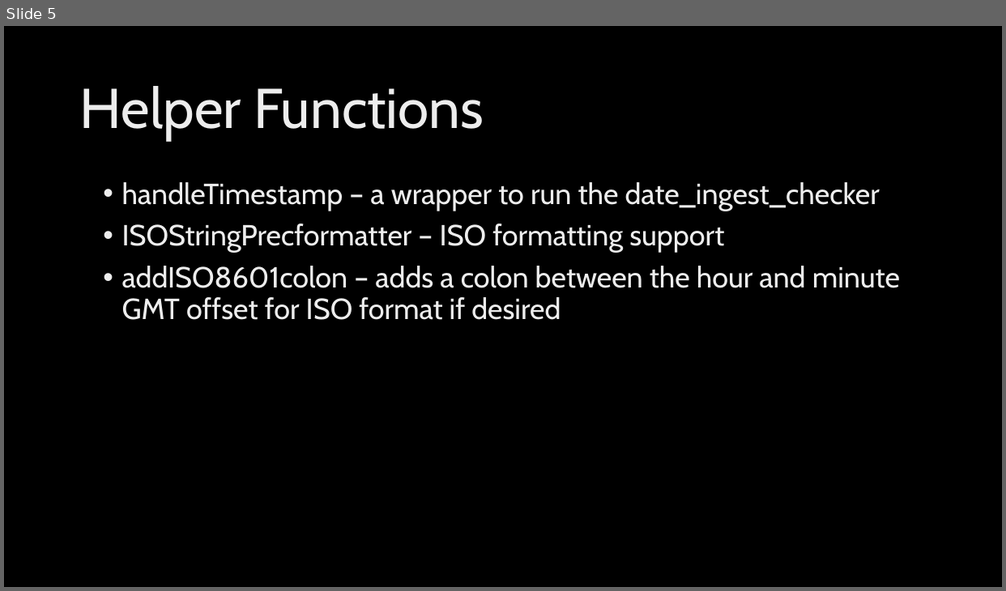
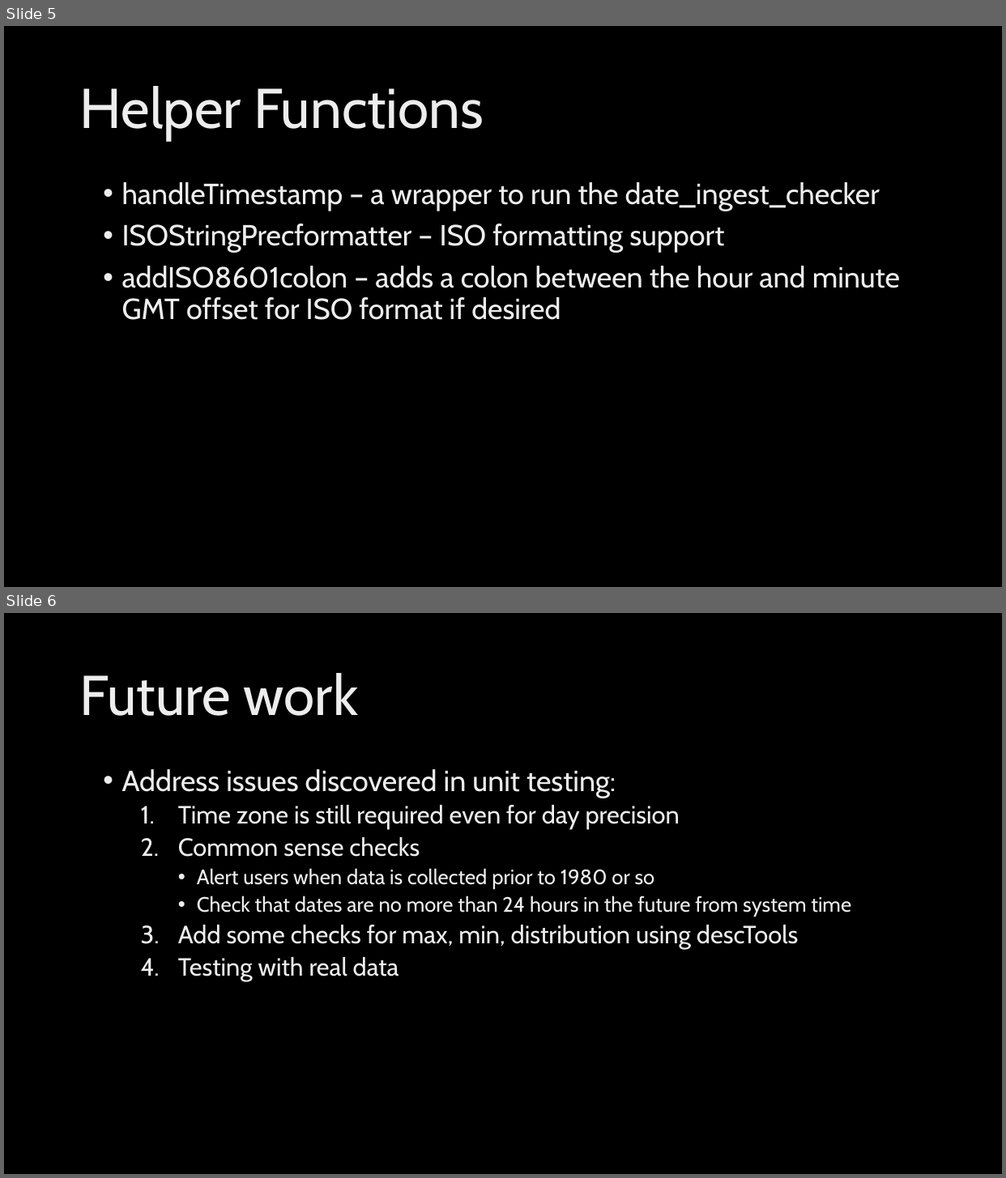
Before and after one commit to IMCR-Hackathon/qaqc_tools, a slide deck: Dates and Times.pptx. Shown one above the other, each under a label of ours: slide 5 before the commit, slides 5 and 6 after it. The pictures are 1006x591 and 1006x1178 pixels, drawn with LibreOffice and Linux fonts; fonts in the diff are those of the drawing; background and template pictures are left out. Boxes give left, top, right and bottom in pixels: in the first picture for what was removed or moved away, otherwise in the second. Text is boxed around its words. In the diff, an @@ line names an element or a change of style, - is before the commit and + after.

Commit message:
add future work

```diff
--- a/Dates and Times.pptx
+++ b/Dates and Times.pptx
@@ slide 6 added at bbox=[4, 613, 1002, 1174], background picture (left out) @@
@@ title added at bbox=[80, 673, 358, 716], 54 pt, text gradient #BFBFBF to #EDEDED to #FFFFFF @@
+Future work
@@ text added at bbox=[122, 769, 851, 981], 24 pt, text gradient #BFBFBF to #EDEDED to #FFFFFF @@
+• Address issues discovered in unit testing:
+  1. Time zone is still required even for day precision
+  2. Common sense checks
+    • Alert users when data is collected prior to 1980 or so
+    • Check that dates are no more than 24 hours in the future from system time
+  3. Add some checks for max, min, distribution using descTools
+  4. Testing with real data
```
